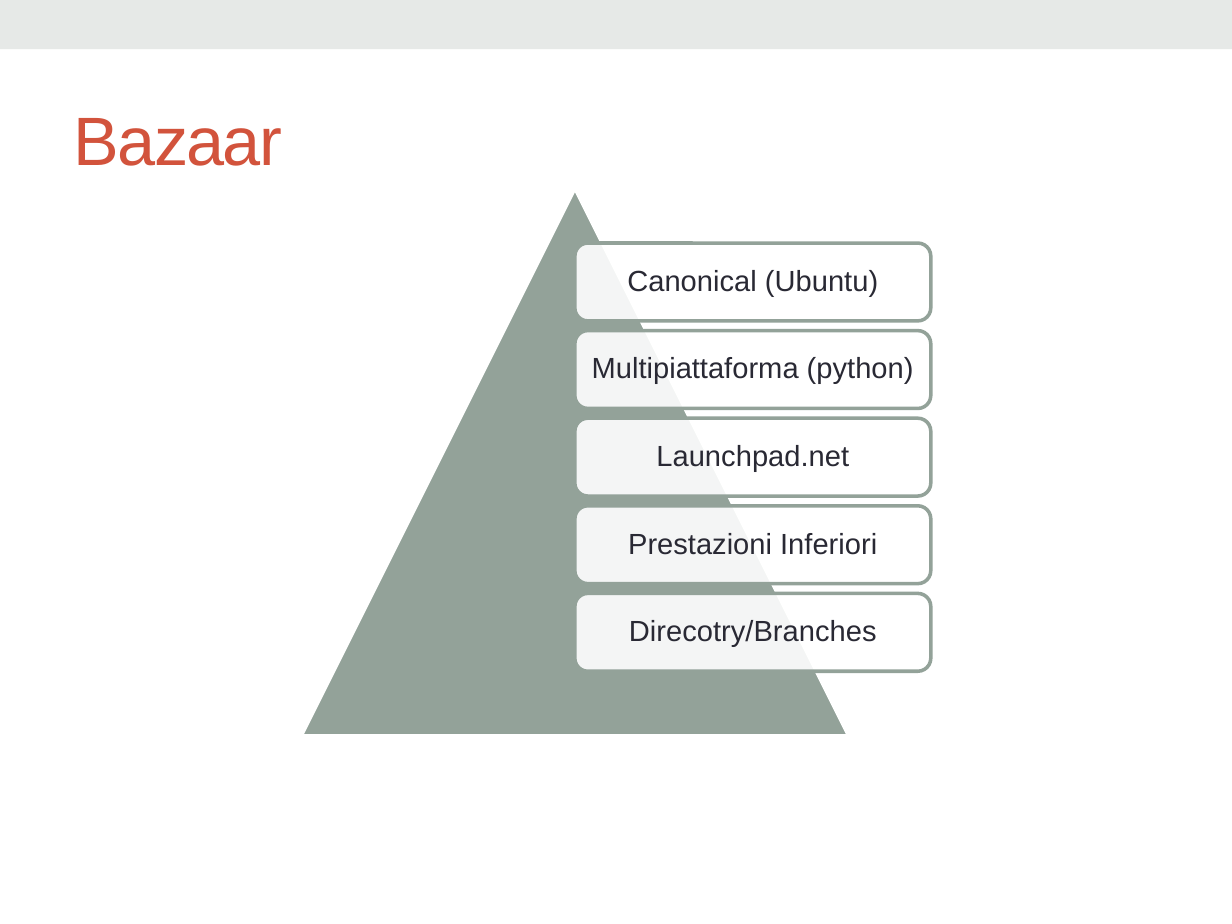
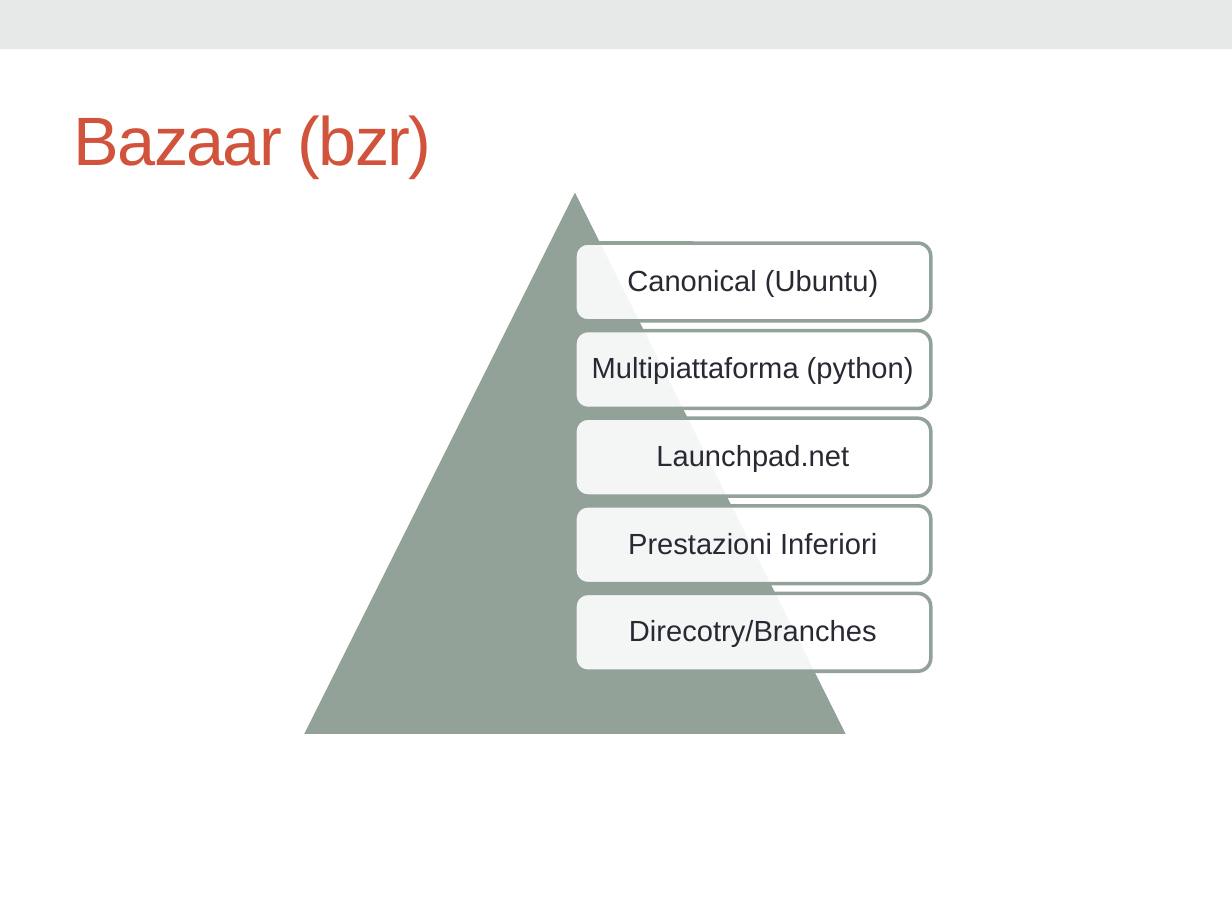
Before and after one commit to calca/ugialtnetconfv5, a slide deck: slide 14 of dcvs.pptx. Drawn at 1232x924 pixels with LibreOffice and Linux fonts; fonts in the diff are those of the drawing; background and template pictures are left out. Boxes give left, top, right and bottom in pixels: in the first picture for what was removed or moved away, otherwise in the second. Text is boxed around its words. In the diff, an @@ line names an element or a change of style, - is before the commit and + after.

```diff
--- a/dcvs.pptx
+++ b/dcvs.pptx
@@ title at box(74, 115, 432, 178): text changed @@
-Bazaar
+Bazaar (bzr)
```
Also in this commit, not shown: 4 other slides changed.
